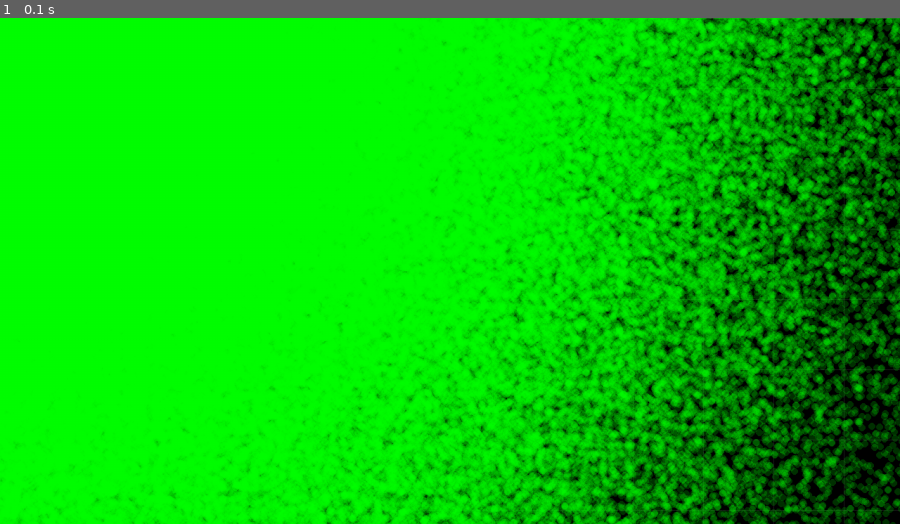
Above: before the commit, frame 1.
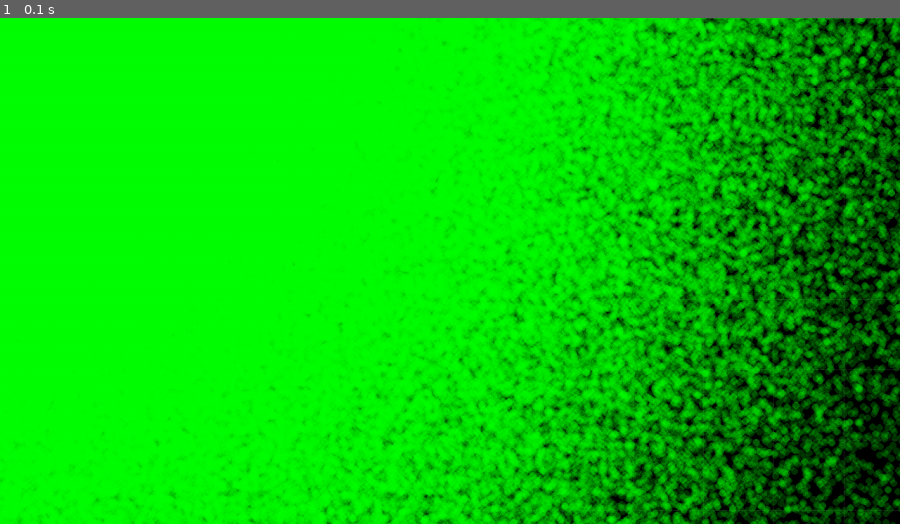
Above: after the commit, the same moment.

Repository: Bluemi/viztools
Game: pygame game, started from scripts/main.py
Same seed, same stepped clock (60 frames per second), same inputs: the game is played once before the commit and once after it.
Inputs:
- Up to frame 1 (0.1 s): no input

The runs differ from the first frame. In frame 1, 1.3% of the frame differs, in the area x 45-100%, y 0-100%.

Commit message:
add chunk_size parameter to points

Diff:
--- a/scripts/main.py
+++ b/scripts/main.py
@@ -21,7 +21,8 @@
             # np.array([[0, 0], [1, 1], [-1, 2]]),
             # size=np.random.randint(1, 5, size=num_points) ** 2 / 250,
             size=5,
-            color=np.array([0, 255, 0, 50])
+            color=np.array([0, 255, 0, 50]),
+            chunk_size=400.0
         )
         # self.points = Points(
         #     np.array([[0, 0], [1, 0], [2, 0]]),
--- a/viztools/drawable/points.py
+++ b/viztools/drawable/points.py
@@ -17,7 +17,7 @@
 class Points(Drawable):
     def __init__(
             self, points: np.ndarray, size: int | float | Iterable[int | float] = 3,
-            color: np.ndarray | None = None
+            color: np.ndarray | None = None, chunk_size: float = 200.0,
     ):
         """
         Drawable to display a set of points.
@@ -26,7 +26,8 @@
                      to a float, this is the radius on the screen in units of the coordinate system. If set to a list,
                      it contains the sizes for each point.
         :param color: The color of the points.
-        values prevent unrendered chunks from being visible.
+        :param chunk_size: The size of the chunks in world coordinates used for rendering.
+        Bigger chunks are faster for render, but can lead to lag.
         """
         # points
         if not isinstance(points, np.ndarray):
@@ -72,13 +73,13 @@
         for surf_params in self._get_surf_params():
             self._surface_parameters[surf_params.tobytes()] = surf_params
 
-        self.current_chunks: ChunkGrid = self._build_chunk_grid(100.0)
+        self.current_chunks: ChunkGrid = self._build_chunk_grid(100.0, chunk_size=chunk_size)
         self.last_zoom_factor = None
 
     def __len__(self):
         return len(self._points)
 
-    def _build_chunk_grid(self, zoom_factor: float, chunk_size: int = 200) -> ChunkGrid:
+    def _build_chunk_grid(self, zoom_factor: float, chunk_size: float = 200.0) -> ChunkGrid:
         sizes = _get_world_sizes(self._size[:, 0], self._size[:, 1], zoom_factor)
         return ChunkGrid.from_points(self._points, sizes, chunk_size / zoom_factor)
 
